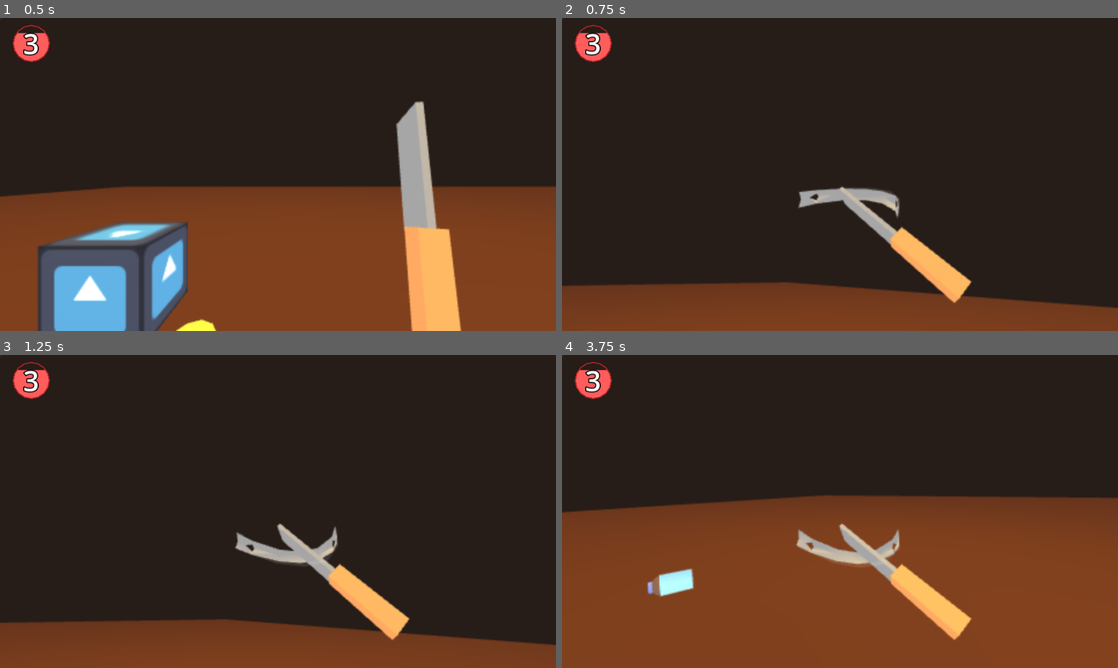
Above: before the commit, frames 1-4 (two rows, left to right).
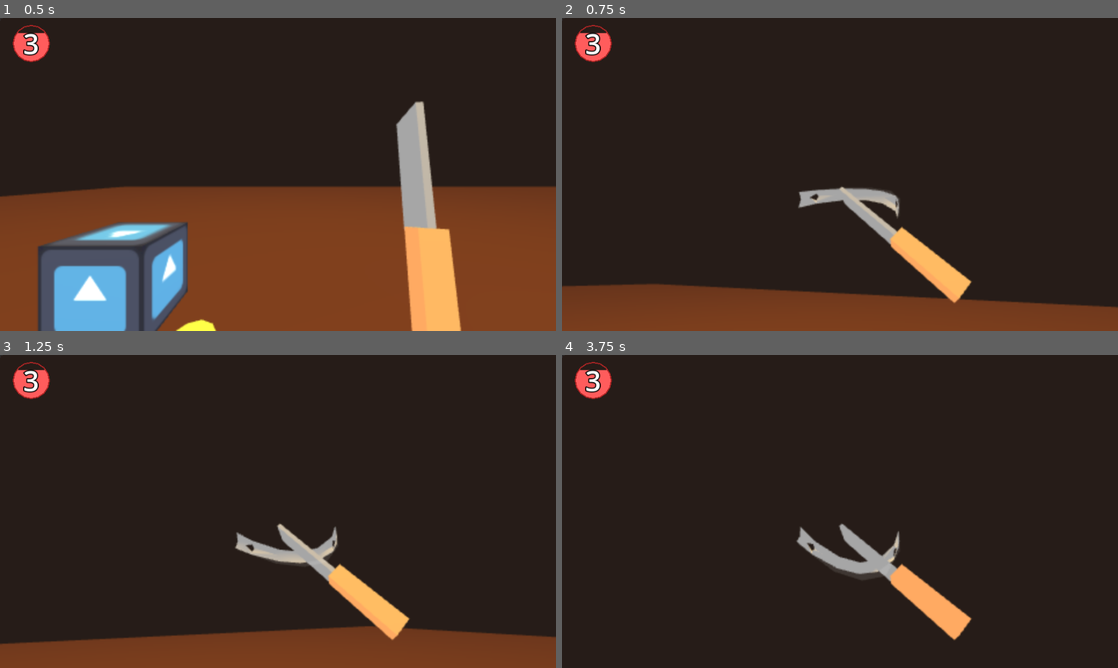
Above: after the commit, the same moments.

Repository: Evan4ik/ROOTCELLAR
Game: Godot game, scene res://scenes/world.tscn
Same seed, same stepped clock (60 frames per second), same inputs: the game is played once before the commit and once after it. The engine's default icon, where the game draws it, is replaced by a stand-in: a white triangle on a blue panel in a dark square.
Inputs (mouse positions are in pixels of both pictures, inside the frame that each line leads up to):
- Up to frame 1 (0.5 s): no input
- Up to frame 2 (0.75 s): tap Enter at 0.5 s; move the mouse to (962, 158) at 0.52 s; press the mouse at (962, 158) at 0.53 s; hold Right (ui_right) from 0.53 s (still down)
- Up to frame 3 (1.25 s): keep holding Right (ui_right)
- Up to frame 4 (3.75 s): move the mouse to (812, 511) at 1.27 s; release Right (ui_right) at 1.28 s; release the mouse at (812, 511) at 1.28 s; hold Up (ui_up) from 1.28 s (still down); right-click (812, 511) at 1.35 s; move the mouse to (851, 505) at 2.02 s; tap E (pickup) at 2.1 s; move the mouse to (834, 517) at 2.77 s; tap Q (throw) at 2.85 s; move the mouse to (878, 514) at 3.52 s; press the mouse at (878, 514) at 3.53 s

Frame 1 is identical in both runs. In frame 2, 1.1% of the frame differs, in the area x 0-100%, y 84-93%; in frame 3, 3.5%; in frame 4, 53%, in the area x 0-100%, y 44-100%.

Commit message:
added arrow camera controls

Diff:
--- a/project.godot
+++ b/project.godot
@@ -12,7 +12,7 @@
 
 config/name="rootcellar"
 run/main_scene="uid://mdx8pet3dbsg"
-config/features=PackedStringArray("4.4", "Forward Plus")
+config/features=PackedStringArray("4.5", "Forward Plus")
 run/max_fps=120
 config/icon="res://icon.svg"
 
--- a/scripts/player.gd
+++ b/scripts/player.gd
@@ -27,6 +27,13 @@
 	if Input.is_action_pressed("down"): velocity += basis.z * speed * delta
 	if Input.is_action_pressed("left"): velocity -= basis.x * speed * delta
 	if Input.is_action_pressed("right"): velocity += basis.x * speed * delta
+
+	if Input.is_action_pressed("ui_up"): $cameratar.rotation_degrees.x = clamp($cameratar.rotation_degrees.x + 1.5, -75, 75)
+	if Input.is_action_pressed("ui_down"): $cameratar.rotation_degrees.x = clamp($cameratar.rotation_degrees.x - 1.5, -75, 75)
+	if Input.is_action_pressed("ui_left"): self.rotation_degrees.y += 2.15
+	if Input.is_action_pressed("ui_right"): self.rotation_degrees.y -= 2.15
+
+
 	var hasInput = abs(velocity.x) > 1.1 or abs(velocity.z) > 1.1
 	if (hasInput):
 		camBob += 0.1
Not shown, changed: font/JMH Typewriter-Thin.ttf.import
Not shown, changed: font/JMH Typewriter.otf.import
Not shown, changed: font/JMH Typewriter.ttf.import
Not shown, changed: icon.svg.import
Not shown, changed: textures/ui/desccategory.png.import
